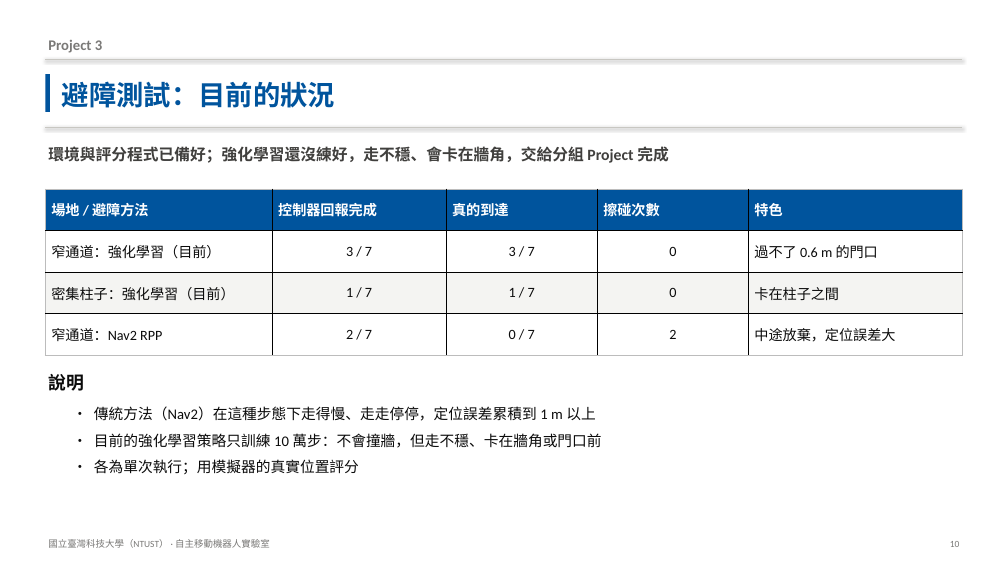
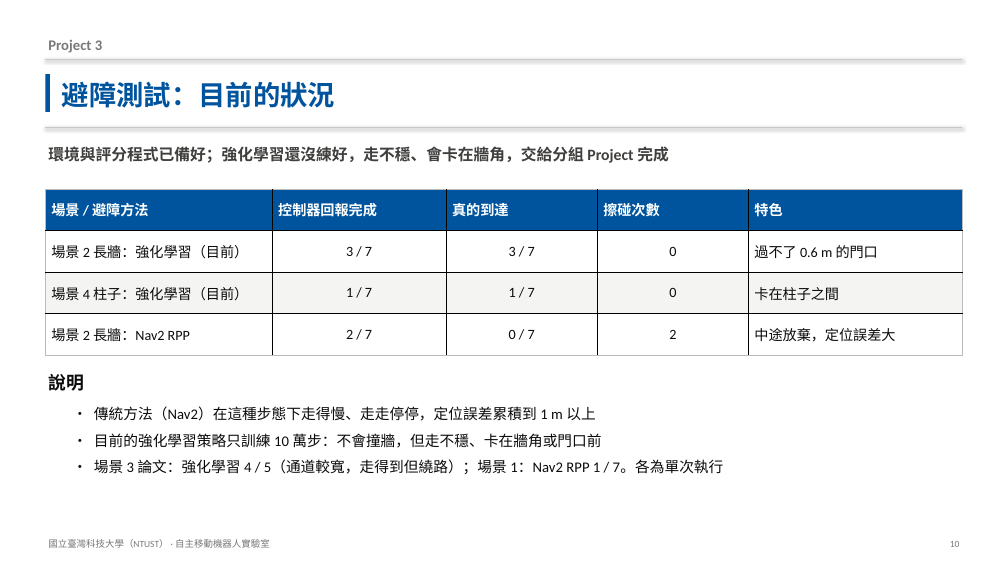
Before and after one commit to Anny1007/dogzilla-s1-sim, a slide deck: slide 10 of docs/DOGZILLA_專案簡報.pptx. Drawn at 1008x567 pixels with LibreOffice and Linux fonts; fonts in the diff are those of the drawing. Boxes give left, top, right and bottom in pixels: in the first picture for what was removed or moved away, otherwise in the second. Text is boxed around its words. In the diff, an @@ line names an element or a change of style, - is before the commit and + after.

```diff
--- a/docs/DOGZILLA_專案簡報.pptx
+++ b/docs/DOGZILLA_專案簡報.pptx
@@ table at (45,189,963,355) @@
-row 1, column 1: 場地 / 避障方法
+row 1, column 1: 場景 / 避障方法
-row 2, column 1: 窄通道：強化學習（目前）
+row 2, column 1: 場景 2 長牆：強化學習（目前）
-row 3, column 1: 密集柱子：強化學習（目前）
+row 3, column 1: 場景 4 柱子：強化學習（目前）
-row 4, column 1: 窄通道：Nav2 RPP
+row 4, column 1: 場景 2 長牆：Nav2 RPP
@@ text at (94,459,724,474): text changed @@
-• 各為單次執行；用模擬器的真實位置評分
+• 場景 3 論文：強化學習 4 / 5（通道較寬，走得到但繞路）；場景 1：Nav2 RPP 1 / 7。各為單次執行
```
Also in this commit, not shown: 1 other slide changed, 7 other files.
